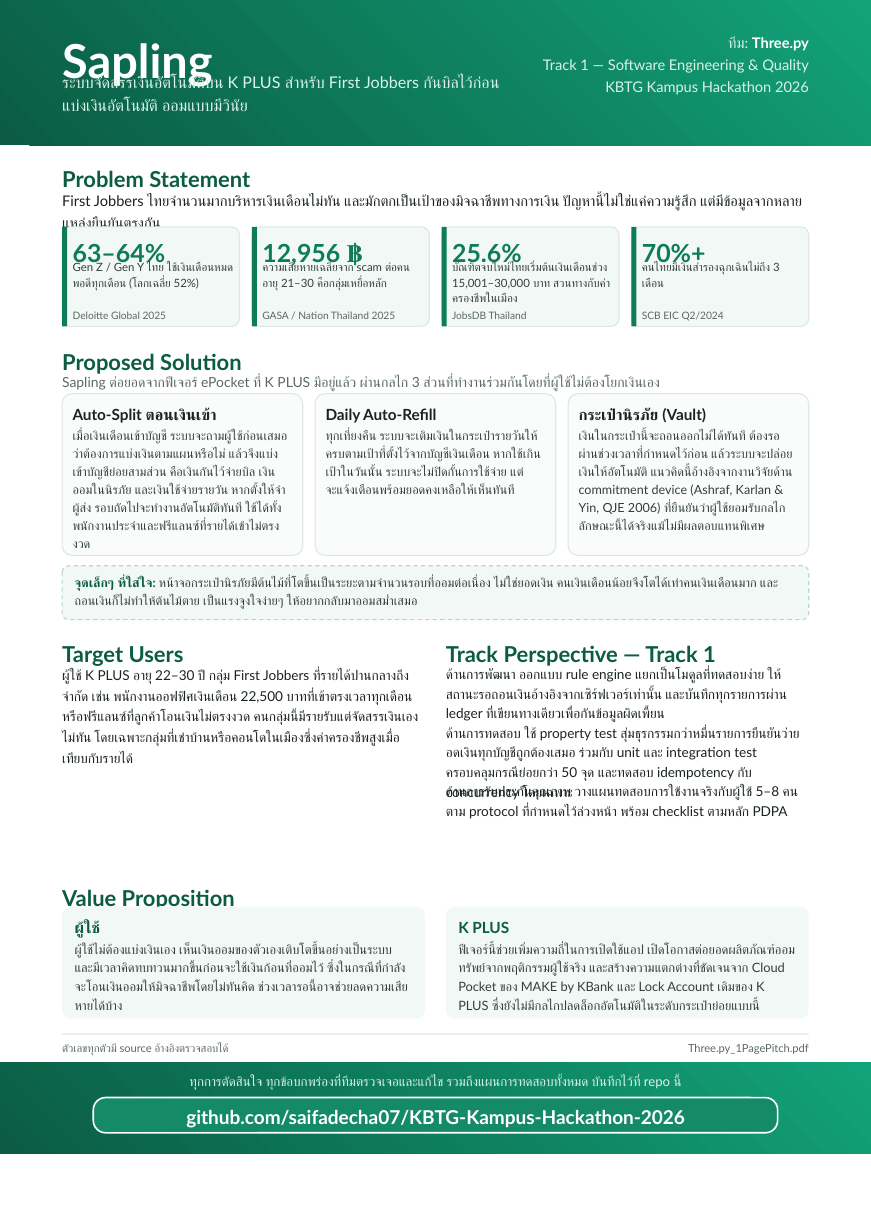
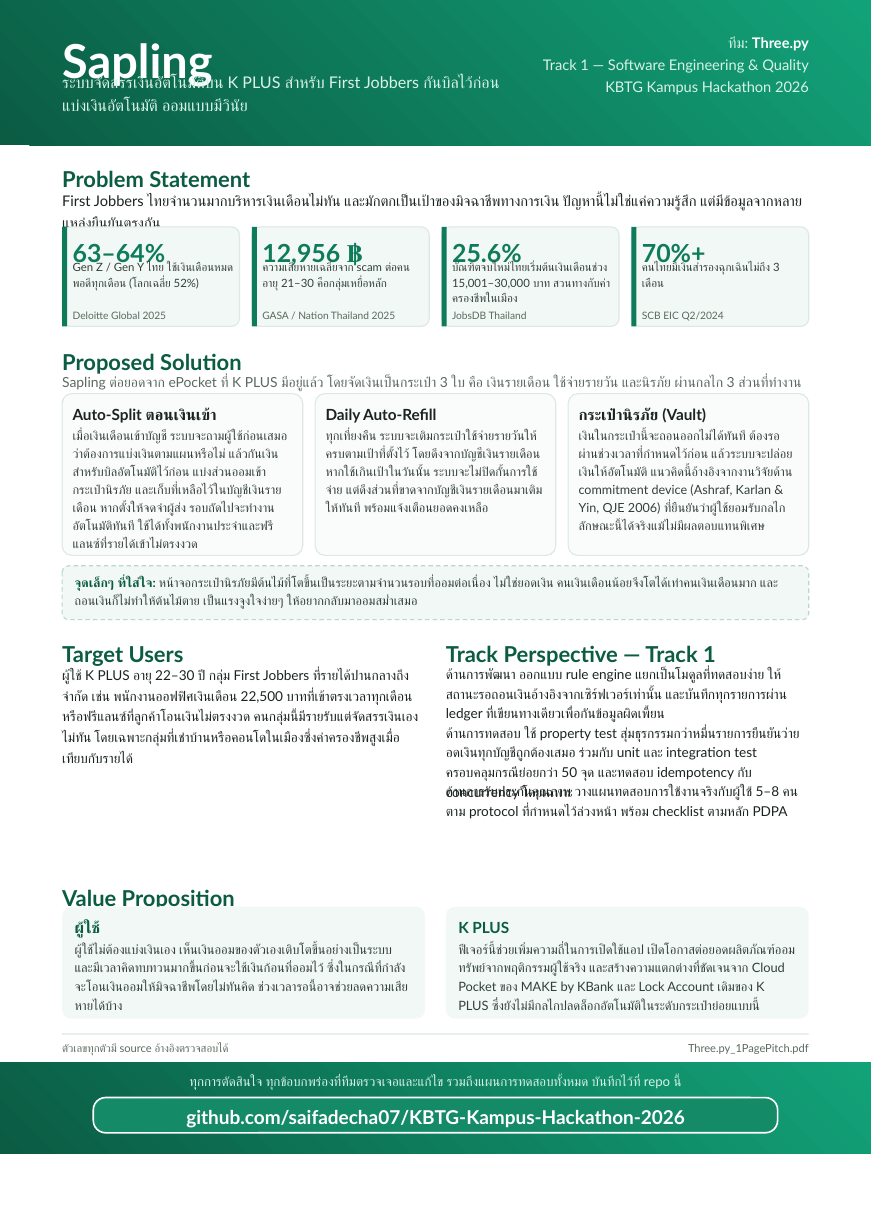
Before and after one commit to saifadecha07/KBTG-Kampus-Hackathon-2026, a slide deck: slide 1 of docs/06-pitch/Three.py_1PagePitch.pptx. Drawn at 871x1232 pixels with LibreOffice and Linux fonts; fonts in the diff are those of the drawing. Boxes give left, top, right and bottom in pixels: in the first picture for what was removed or moved away, otherwise in the second. Text is boxed around its words. In the diff, an @@ line names an element or a change of style, - is before the commit and + after.

Commit message:
fix(pitch): describe the pockets correctly — monthly account is the hub
Auto-Split card claimed the split goes into bills / vault / daily,
which is wrong per design_usecase.md: bills are reserved in the main
account, the vault takes its share, and the rest sits in the monthly
account, which the daily pocket is refilled from each midnight (and
backfilled from on overspend). Fix both cards and the section intro
(3 pockets: monthly / daily / vault) in the PDF source and the PPTX.

```diff
--- a/docs/06-pitch/Three.py_1PagePitch.pptx
+++ b/docs/06-pitch/Three.py_1PagePitch.pptx
@@ text at <box>62,376,801,411</box>: text changed @@
-Sapling ต่อยอดจากฟีเจอร์ ePocket ที่ K PLUS มีอยู่แล้ว ผ่านกลไก 3 ส่วนที่ทำงานร่วมกันโดยที่ผู้ใช้ไม่ต้องโยกเงินเอง
+Sapling ต่อยอดจาก ePocket ที่ K PLUS มีอยู่แล้ว โดยจัดเงินเป็นกระเป๋า 3 ใบ คือ เงินรายเดือน ใช้จ่ายรายวัน และนิรภัย ผ่านกลไก 3 ส่วนที่ทำงานร่วมกันโดยผู้ใช้ไม่ต้องโยกเงินเอง
@@ text at <box>73,430,287,548</box>: text changed @@
-เมื่อเงินเดือนเข้าบัญชี ระบบจะถามผู้ใช้ก่อนเสมอว่าต้องการแบ่งเงินตามแผนหรือไม่ แล้วจึงแบ่งเข้าบัญชีย่อยสามส่วน คือเงินกันไว้จ่ายบิล เงินออมในนิรภัย และเงินใช้จ่ายรายวัน หากตั้งให้จำผู้ส่ง รอบถัดไปจะทำงานอัตโนมัติทันที ใช้ได้ทั้งพนักงานประจำและฟรีแลนซ์ที่รายได้เข้าไม่ตรงงวด
+เมื่อเงินเดือนเข้าบัญชี ระบบจะถามผู้ใช้ก่อนเสมอว่าต้องการแบ่งเงินตามแผนหรือไม่ แล้วกันเงินสำหรับบิลอัตโนมัติไว้ก่อน แบ่งส่วนออมเข้ากระเป๋านิรภัย และเก็บที่เหลือไว้ในบัญชีเงินรายเดือน หากตั้งให้จดจำผู้ส่ง รอบถัดไปจะทำงานอัตโนมัติทันที ใช้ได้ทั้งพนักงานประจำและฟรีแลนซ์ที่รายได้เข้าไม่ตรงงวด
@@ text at <box>326,430,543,512</box>: text changed @@
-ทุกเที่ยงคืน ระบบจะเติมเงินในกระเป๋ารายวันให้ครบตามเป้าที่ตั้งไว้จากบัญชีเงินเดือน หากใช้เกินเป้าในวันนั้น ระบบจะไม่ปิดกั้นการใช้จ่าย แต่จะแจ้งเตือนพร้อมยอดคงเหลือให้เห็นทันที
+ทุกเที่ยงคืน ระบบจะเติมกระเป๋าใช้จ่ายรายวันให้ครบตามเป้าที่ตั้งไว้ โดยดึงจากบัญชีเงินรายเดือน หากใช้เกินเป้าในวันนั้น ระบบจะไม่ปิดกั้นการใช้จ่าย แต่ดึงส่วนที่ขาดจากบัญชีเงินรายเดือนมาเติมให้ทันที พร้อมแจ้งเตือนยอดคงเหลือ
```
Also in this commit, not shown: 2 other files.
